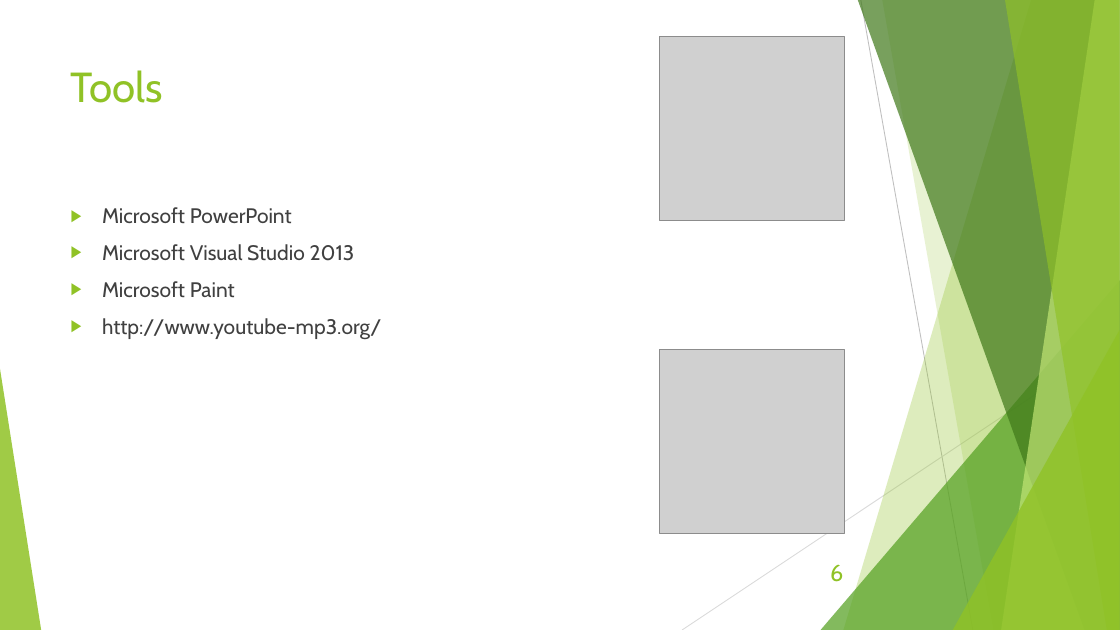
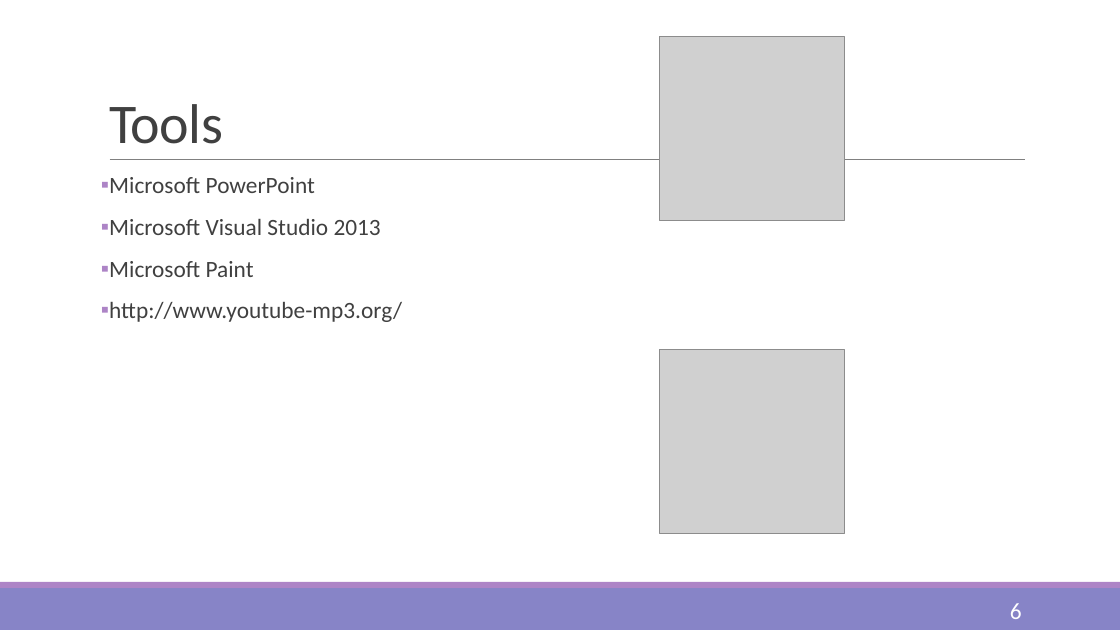
Before and after one commit to jrand35/Minesweeper, a slide deck: slide 6 of FinalPowerpoint.pptx. Drawn at 1120x630 pixels with LibreOffice and Linux fonts; fonts in the diff are those of the drawing; grey boxes stand for pictures. Boxes give left, top, right and bottom in pixels: in the first picture for what was removed or moved away, otherwise in the second. Text is boxed around its words. In the diff, an @@ line names an element or a change of style, - is before the commit and + after.

Commit message:
tweaked the powerpoint
read title

```diff
--- a/FinalPowerpoint.pptx
+++ b/FinalPowerpoint.pptx
@@ title "Tools": place and size @@
-title "Tools" at bbox=[71, 70, 164, 103]
+title "Tools" at bbox=[109, 104, 223, 144]
@@ title "Tools" at bbox=[109, 104, 223, 144]: size 36 to 48 pt, font Cabin to Calibri, text colour #90C226 to #404040, letter spacing 0 to -0.5 pt; line spacing 1 to 0.85; vertical alignment top to bottom @@
@@ text "Microsoft PowerPoint": place and size @@
-text "Microsoft PowerPoint" at bbox=[102, 207, 381, 339]
+text "Microsoft PowerPoint" at bbox=[109, 177, 402, 322]
@@ text "Microsoft PowerPoint" at bbox=[109, 177, 402, 322]: size 18 to 20 pt, font Cabin to Calibri; bullet ▶ to ▪; line spacing 1 to 0.9; more space between paragraphs; bullet colour #90C226 to #AD84C6 @@
@@ line added from (110, 160) to (1026, 160), #808080 0.5 pt @@
@@ group removed at bbox=[0, 0, 1120, 630]: 5 freeform shapes, 3 triangles, 2 lines @@
@@ rectangle added at bbox=[0, 588, 1120, 630], fill #8784C7 @@
@@ rectangle added at bbox=[0, 582, 1120, 588], fill #AD84C6 @@
@@ page number: place and size @@
-page number at bbox=[830, 564, 843, 582]
+page number at bbox=[1010, 603, 1022, 619]
@@ page number at bbox=[1010, 603, 1022, 619]: font Cabin to Calibri, text colour #90C226 to #FFFFFF @@
```
Also in this commit, not shown: 8 other slides changed.
